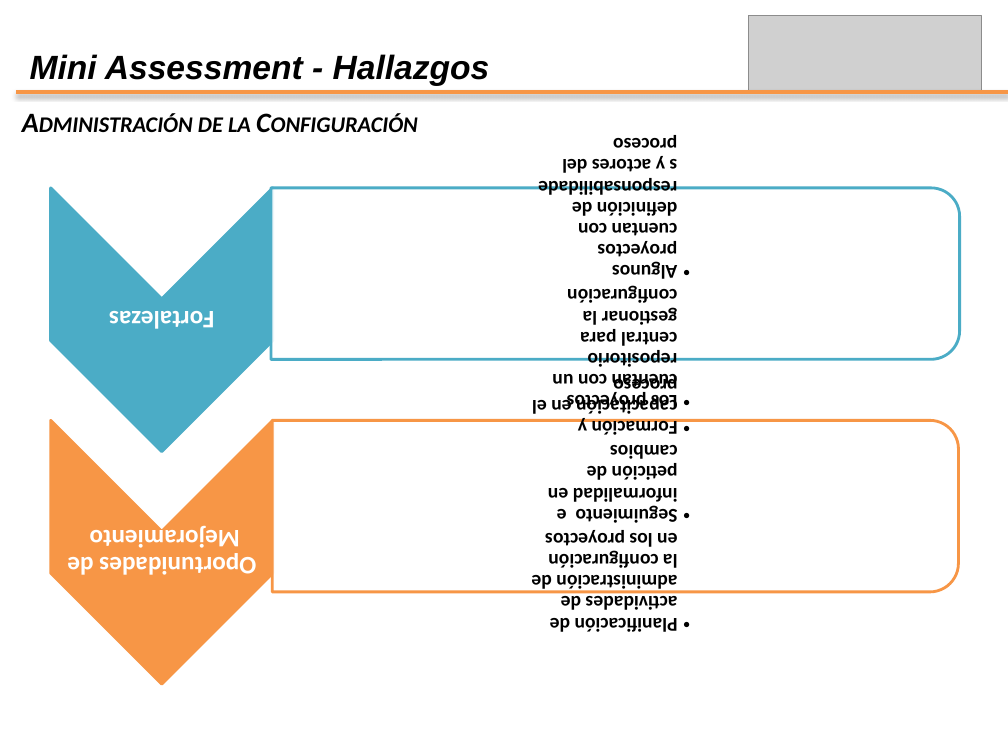
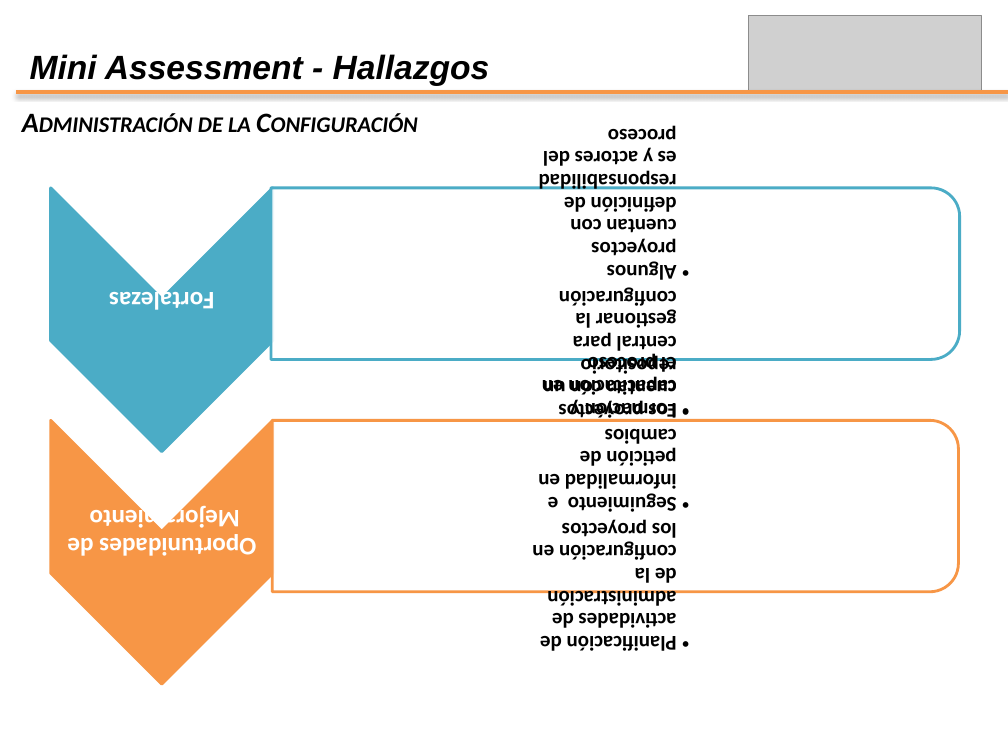
Before and after one commit to leseroth/ingenium-managment, a slide deck: slide 12 of CSOF5104 Mejoramiento de Procesos de Software/Taller 2/Taller2-Presentacion-Ingenium.pptx. Drawn at 1008x756 pixels with LibreOffice and Linux fonts; fonts in the diff are those of the drawing; grey boxes stand for pictures. Boxes give left, top, right and bottom in pixels: in the first picture for what was removed or moved away, otherwise in the second. Text is boxed around its words. In the diff, an @@ line names an element or a change of style, - is before the commit and + after.

```diff
--- a/CSOF5104 Mejoramiento de Procesos de Software/Taller 2/Taller2-Presentacion-Ingenium.pptx
+++ b/CSOF5104 Mejoramiento de Procesos de Software/Taller 2/Taller2-Presentacion-Ingenium.pptx
@@ text "Los proyectos cuentan con un ..." at bbox=[543, 125, 677, 425]: size 14 to 15 pt @@
@@ text "Planificación de actividades de administración ..." at bbox=[532, 354, 677, 651]: size 14 to 15 pt @@
@@ text "Fortalezas" rewrapped from bbox=[109, 311, 214, 329] to bbox=[109, 288, 214, 310] @@
@@ text "Oportunidades de Mejoramiento": place and size @@
-text "Oportunidades de Mejoramiento" at bbox=[68, 527, 256, 575]
+text "Oportunidades de Mejoramiento" at bbox=[68, 507, 256, 556]
```
Also in this commit, not shown: 4 other slides changed.
